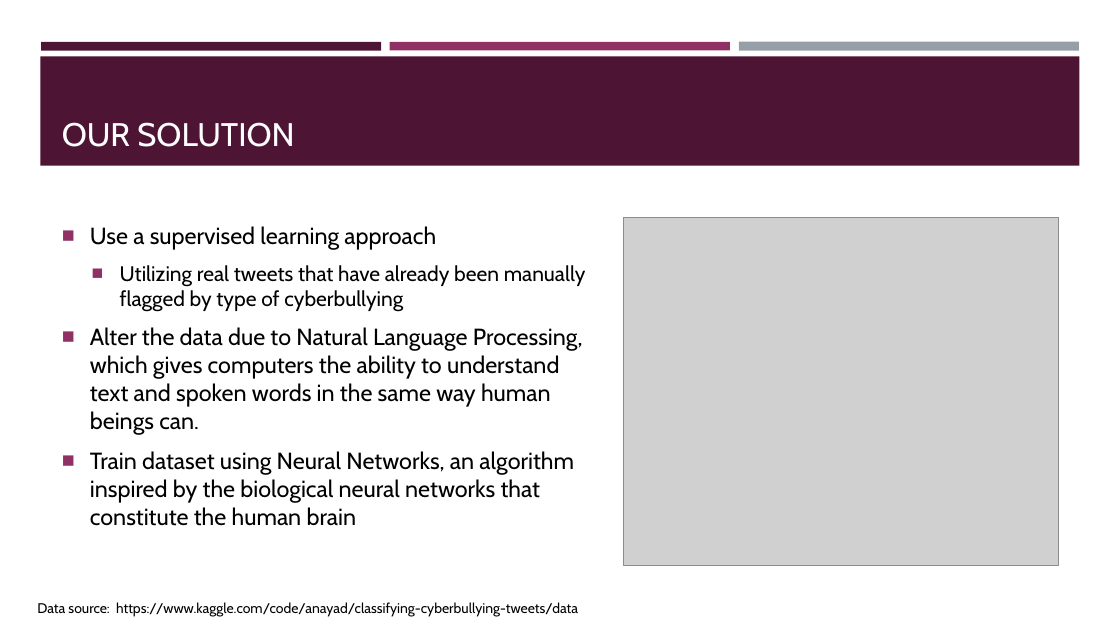
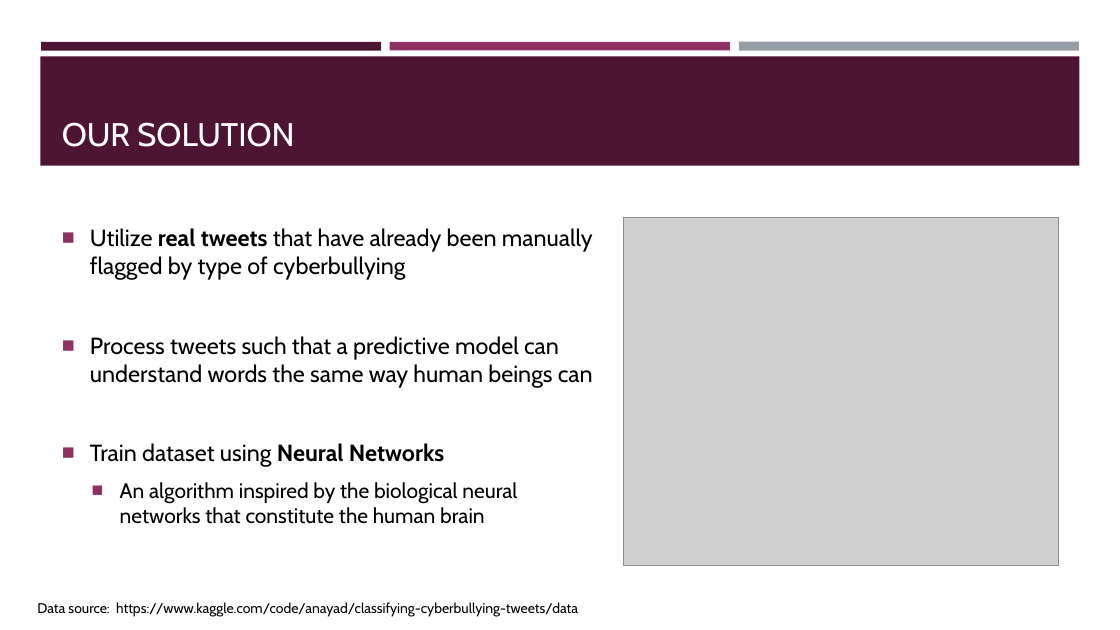
Before and after one commit to sabinabains/dsc-phase-4-project, a slide deck: slide 3 of dsc-phase-4-project-presentation 8.1.pptx. Drawn at 1120x630 pixels with LibreOffice and Linux fonts; fonts in the diff are those of the drawing; grey boxes stand for pictures. Boxes give left, top, right and bottom in pixels: in the first picture for what was removed or moved away, otherwise in the second. Text is boxed around its words. In the diff, an @@ line names an element or a change of style, - is before the commit and + after.

```diff
--- a/dsc-phase-4-project-presentation 8.1.pptx
+++ b/dsc-phase-4-project-presentation 8.1.pptx
@@ text at <box>90,228,593,524</box>: text changed @@
-■ Use a supervised learning approach
-  ■ Utilizing real tweets that have already been manually flagged by type of cyberbullying
-■ Alter the data due to Natural Language Processing, which gives computers the ability to understand text and spoken words in the same way human beings can.
-■ Train dataset using Neural Networks, an algorithm inspired by the biological neural networks that constitute the human brain
+■ Utilize real tweets that have already been manually flagged by type of cyberbullying
+■ Process tweets such that a predictive model can understand words the same way human beings can
+■ Train dataset using Neural Networks
+  ■ An algorithm inspired by the biological neural networks that constitute the human brain
```
Also in this commit, not shown: 5 other slides changed, 6 other files.
